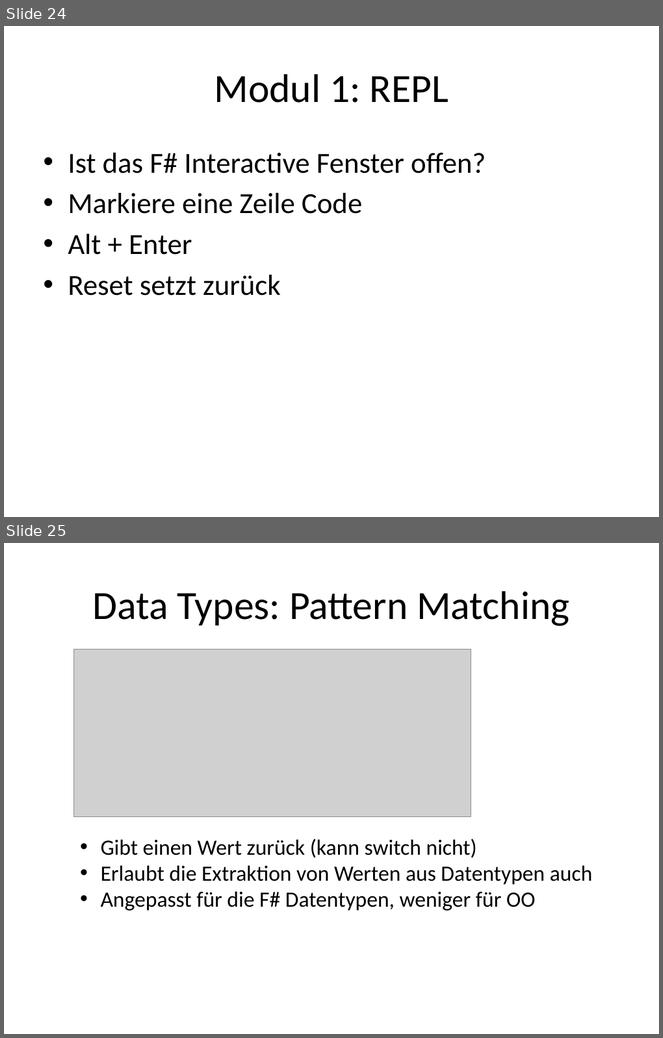
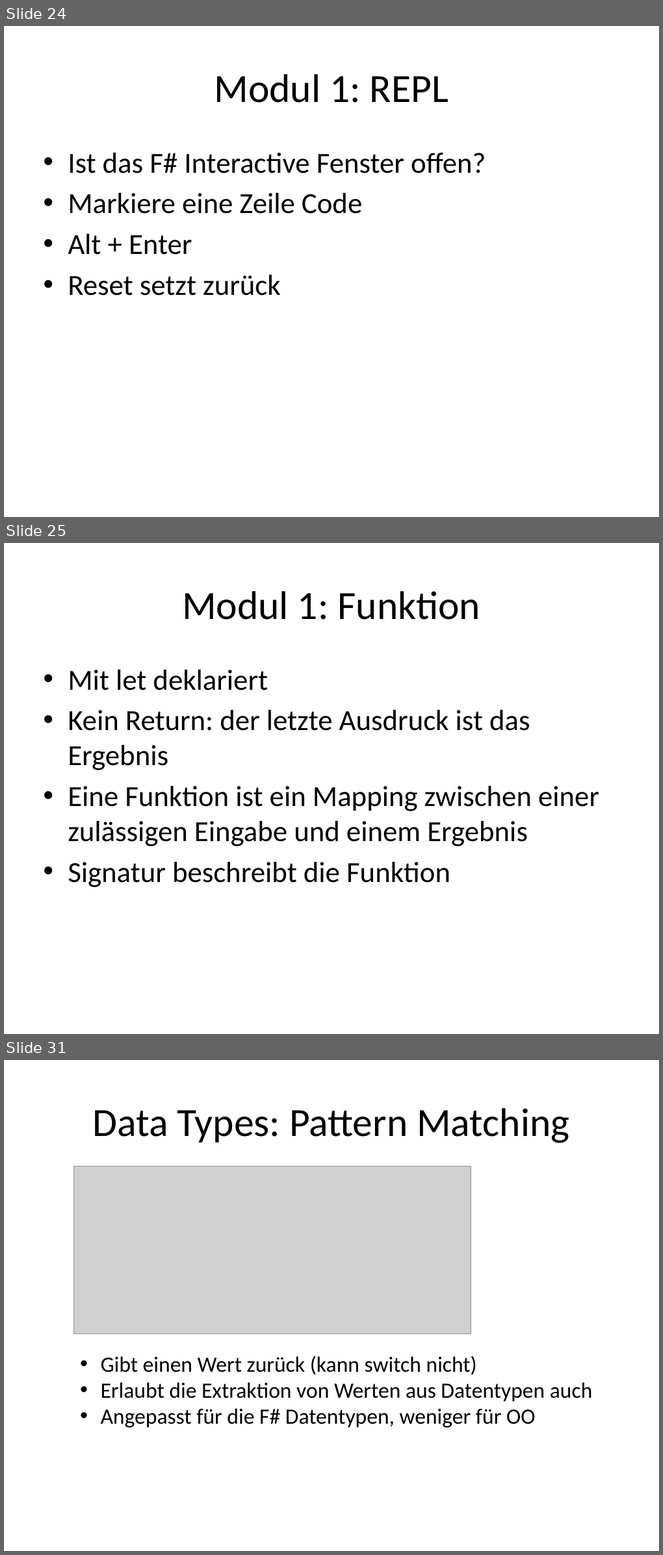
Before and after one commit to nasserbrake/Spartakiade2017, a slide deck: FSharp.pptx. Shown one above the other, each under a label of ours: slides 24 and 25 before the commit, slides 24, 25 and 31 after it; the slides between them are not shown. The pictures are 663x1038 and 663x1555 pixels, drawn with LibreOffice and Linux fonts; fonts in the diff are those of the drawing; grey boxes stand for pictures. Boxes give left, top, right and bottom in pixels: in the first picture for what was removed or moved away, otherwise in the second. Text is boxed around its words. In the diff, an @@ line names an element or a change of style, - is before the commit and + after.

Commit message:
Modul 1 beinhaltet List Funktionen, Umgang mit Referenzen in F#

```diff
--- a/FSharp.pptx
+++ b/FSharp.pptx
@@ slide 25 added at box(4, 543, 659, 1034), background #FFFFFF @@
@@ title added at box(182, 591, 480, 620), 44 pt, text #000000 @@
+Modul 1: Funktion
@@ text added at box(68, 670, 599, 887), 32 pt, text #000000 @@
+• Mit let deklariert
+• Kein Return: der letzte Ausdruck ist das Ergebnis
+• Eine Funktion ist ein Mapping zwischen einer zulässigen Eingabe und einem Ergebnis
+• Signatur beschreibt die Funktion
@@ what was slide 25 is now slide 31 @@
```
Also in this commit, not shown: 5 other slides added, 7 other files.
